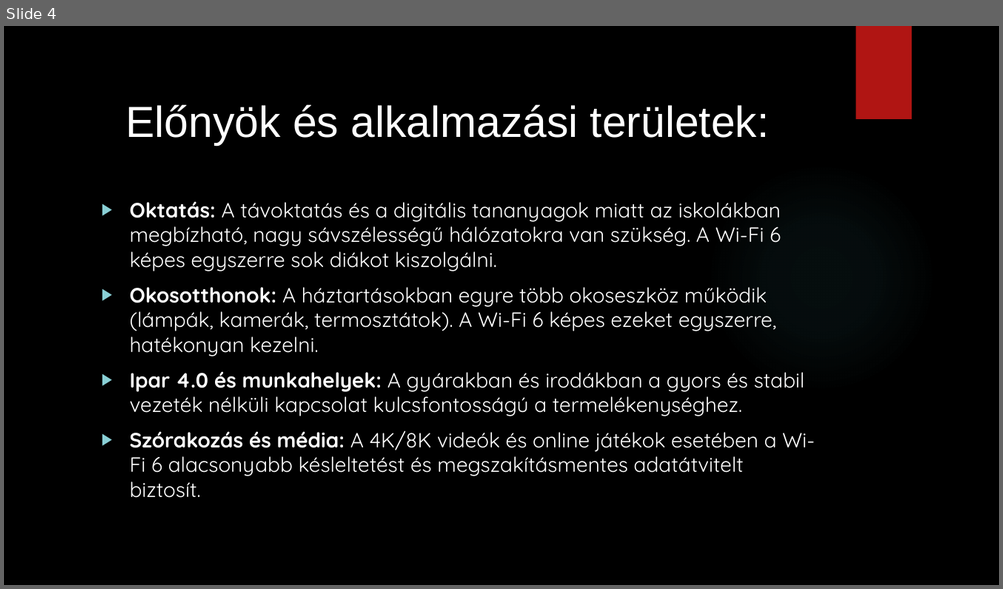
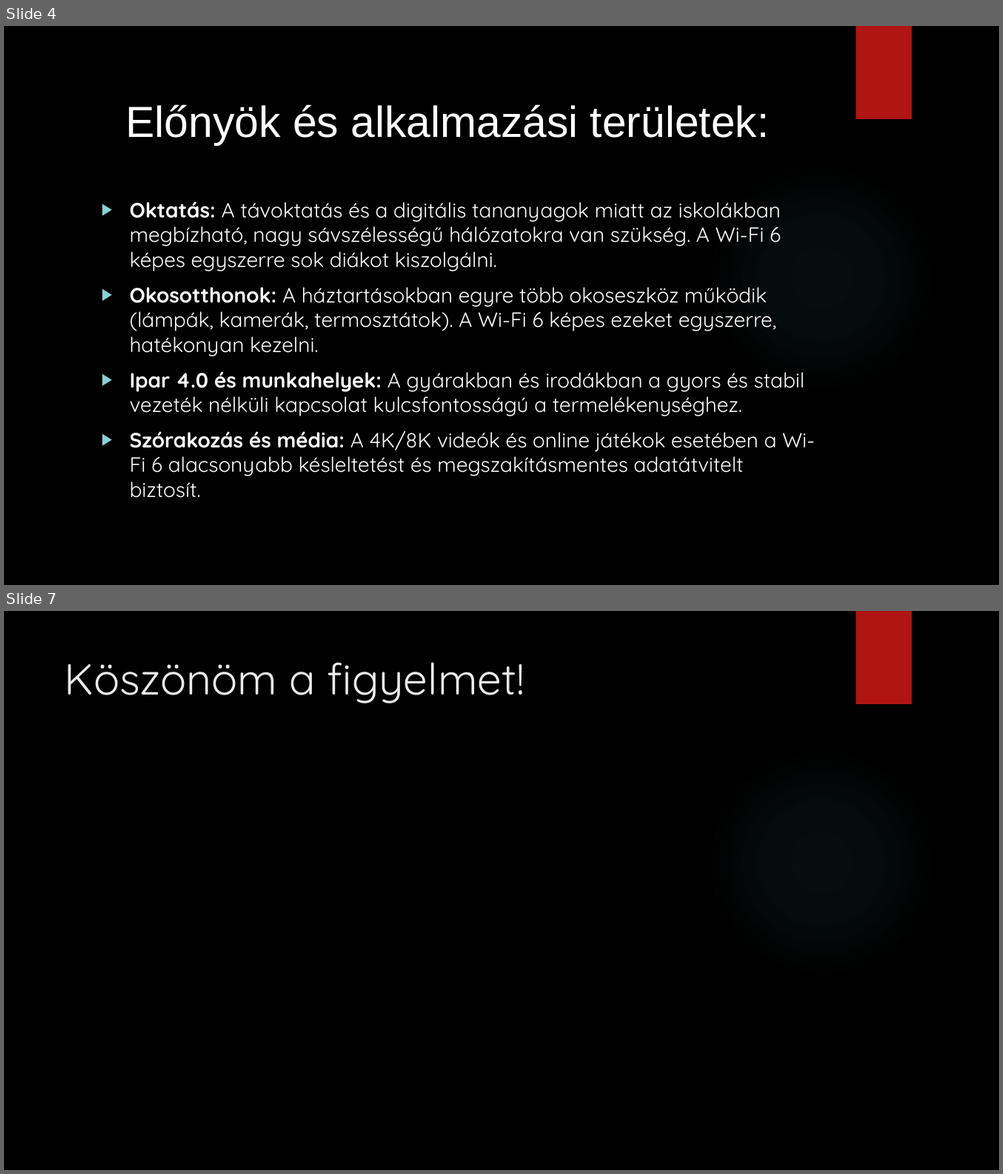
Before and after one commit to kabaibalazs061-tech/Szekely-Bari-Kabai, a slide deck: wifi 6.pptx. Shown one above the other, each under a label of ours: slide 4 before the commit, slides 4 and 7 after it; the slides between them are not shown. The pictures are 1003x589 and 1003x1174 pixels, drawn with LibreOffice and Linux fonts; fonts in the diff are those of the drawing; background and template pictures are left out. Boxes give left, top, right and bottom in pixels: in the first picture for what was removed or moved away, otherwise in the second. Text is boxed around its words. In the diff, an @@ line names an element or a change of style, - is before the commit and + after.

```diff
--- a/wifi 6.pptx
+++ b/wifi 6.pptx
@@ slide 7 added at (4, 611, 999, 1170), background picture (left out); not listed: 2 template elements that a slide beside it also shows @@
@@ title added at (64, 662, 524, 703), 42 pt, text #EBEBEB @@
+Köszönöm a figyelmet!
```
Also in this commit, not shown: 1 slide changed.
